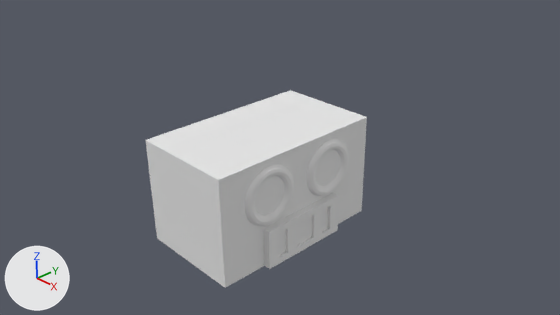
One commit to the Blender file Models/robot.blend: the scene before it, then after it.
Camera for both pictures: the file's camera 'Camera'. The axes (+X, +Y, +Z) are drawn at lower left. The lights are the same throughout.
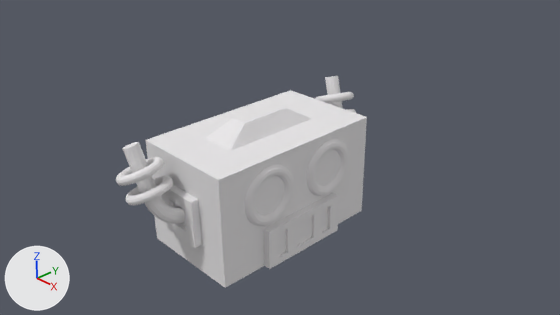
Changed parts and their boxes (x1, y1, x2, y2) in the pictures (560 x 315 px):
'Cube', reshaped (13% wider, 7% taller): before (145, 90, 367, 288); after (116, 76, 367, 288)
part 1 of me_cube, added: after (125, 176, 173, 205)
part 2 of me_cube, added: after (116, 157, 164, 186)
part 3 of me_cube, added: after (315, 92, 354, 103)
part 4 of me_cube, added: after (123, 142, 156, 200)
part 5 of me_cube, added: after (325, 76, 342, 108)
part 6 of me_cube, built on: before (218, 124, 366, 288); after (145, 117, 367, 288)
part 7 of me_cube, added: after (146, 90, 366, 180)
'Torus', unchanged, covered by the edit: before (245, 165, 294, 226)
'Torus.001', unchanged, covered by the edit: before (307, 139, 349, 196)

The change, as a diff of the scene's bpy script:
```diff
--- a/Models/robot.blend.py
+++ b/Models/robot.blend.py
@@ me_cube @@
 # used by ob_cube; location = (0.0, 0.0, 0.0)
-me_cube.from_pydata(...)  # 176 vertices, 151 faces; spans x -1.0..1.13, y -1.72..1.72, z -1.0..1.0
+me_cube.from_pydata(...)  # 3629 vertices, 3229 faces; spans x -1.0..1.13, y -2.67..2.67, z -1.18..1.33
+# me_cube part 1: a new loose piece of 576 vertices spanning x -0.55..0.2, y -2.62..-1.83, z 0.34..0.75, in mat_material (white #e7e5e7)
+# me_cube part 2: a new loose piece of 576 vertices spanning x -0.68..0.08, y -2.67..-1.88, z 0.67..1.07, in mat_material (white #e7e5e7)
+# me_cube part 3: a new loose piece of 576 vertices spanning x -0.68..0.08, y 1.88..2.67, z 0.67..1.07, in mat_material (white #e7e5e7)
+# me_cube part 4: a new loose piece of 24 vertices spanning x -0.55..-0.01, y -2.45..-2.09, z 0.38..1.33, in mat_material (white #e7e5e7)
+# me_cube part 5: a new loose piece of 24 vertices spanning x -0.55..-0.01, y 2.09..2.45, z 0.38..1.33, in mat_material (white #e7e5e7)
+# me_cube part 6: 39 vertices removed from x 1.0..1.13, y -1.29..1.29, z -1.0..0.75; 1120 vertices added at x -0.49..1.13, y -2.36..2.36, z -1.18..0.86
+# me_cube part 7: 20 vertices added at x -0.35..0.35, y -0.96..0.96, z 1.0..1.29
 me_cube.materials.append(mat_material)
```
